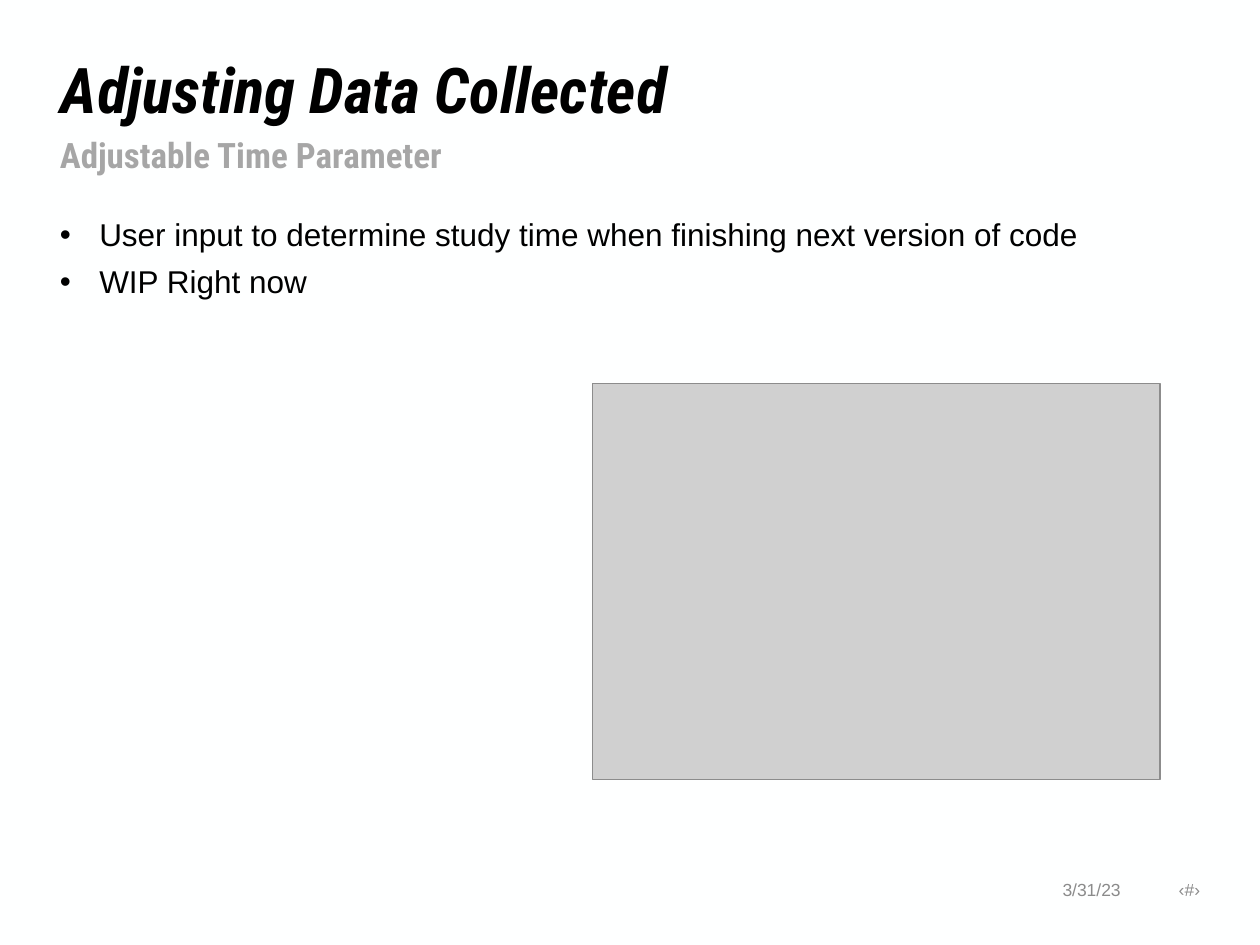
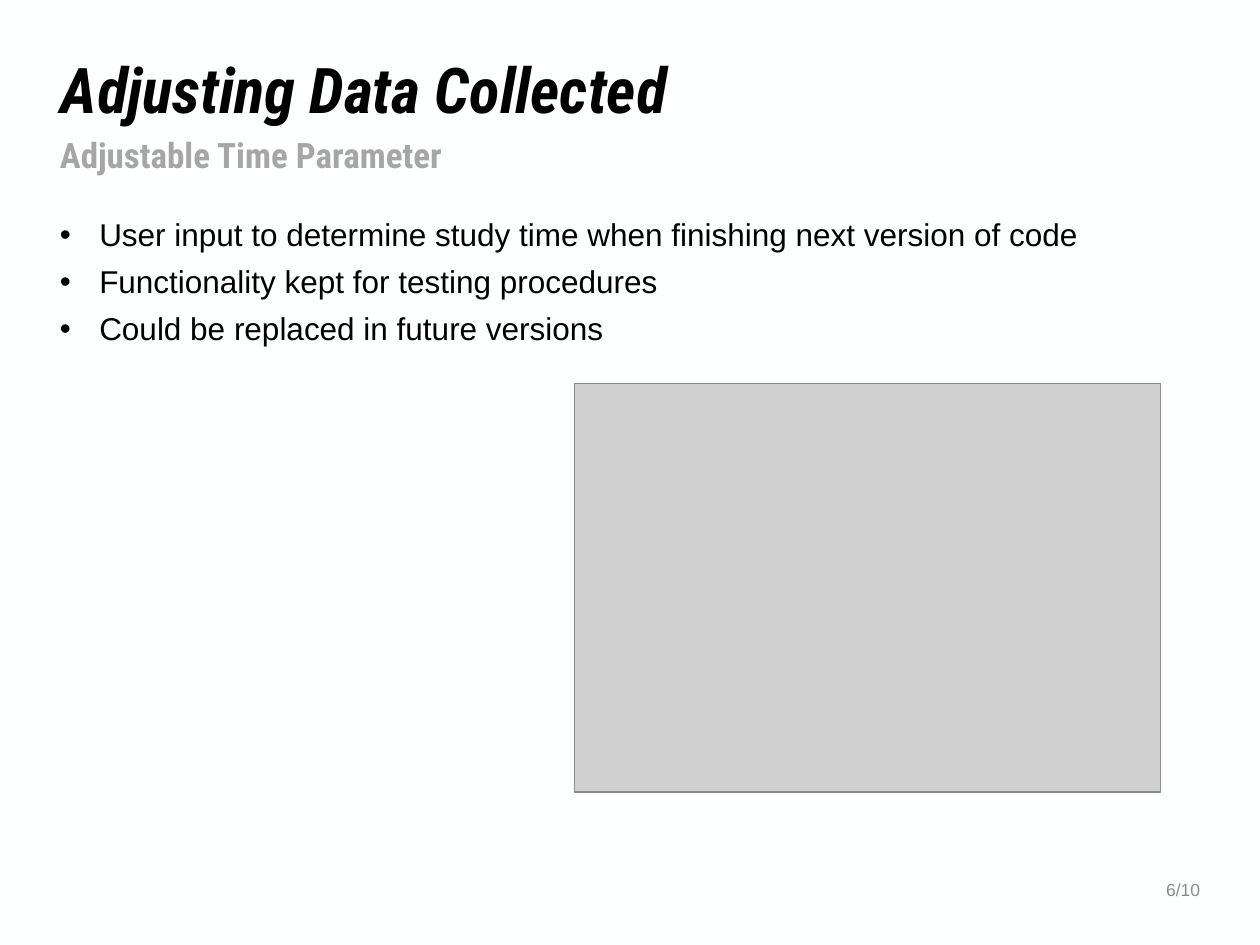
Before and after one commit to NHuang58/Biomedical_Device_PCB, a slide deck: slide 6 of Documentation/Slides/Week_19.pptx. Drawn at 1260x945 pixels with LibreOffice and Linux fonts; fonts in the diff are those of the drawing; grey boxes stand for pictures; background and template pictures are left out. Boxes give left, top, right and bottom in pixels: in the first picture for what was removed or moved away, otherwise in the second. Text is boxed around its words. In the diff, an @@ line names an element or a change of style, - is before the commit and + after.

```diff
--- a/Documentation/Slides/Week_19.pptx
+++ b/Documentation/Slides/Week_19.pptx
@@ text at [99, 270, 658, 346]: text changed @@
-• WIP Right now
+• Functionality kept for testing procedures
+• Could be replaced in future versions
@@ picture: place and size @@
-picture at [592, 383, 1160, 779]
+picture at [575, 383, 1160, 791]
@@ text at [1166, 883, 1200, 896]: text changed @@
-3/31/23 ‹#›
+6/10
```
Also in this commit, not shown: 5 other slides changed, 2 slides added, 7 other files.
